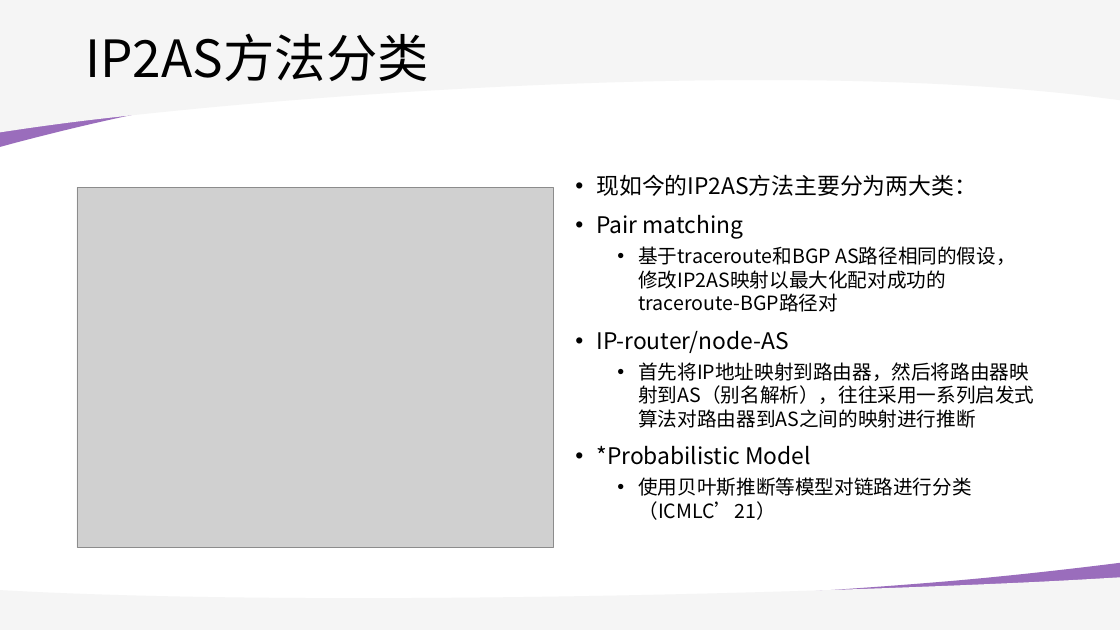
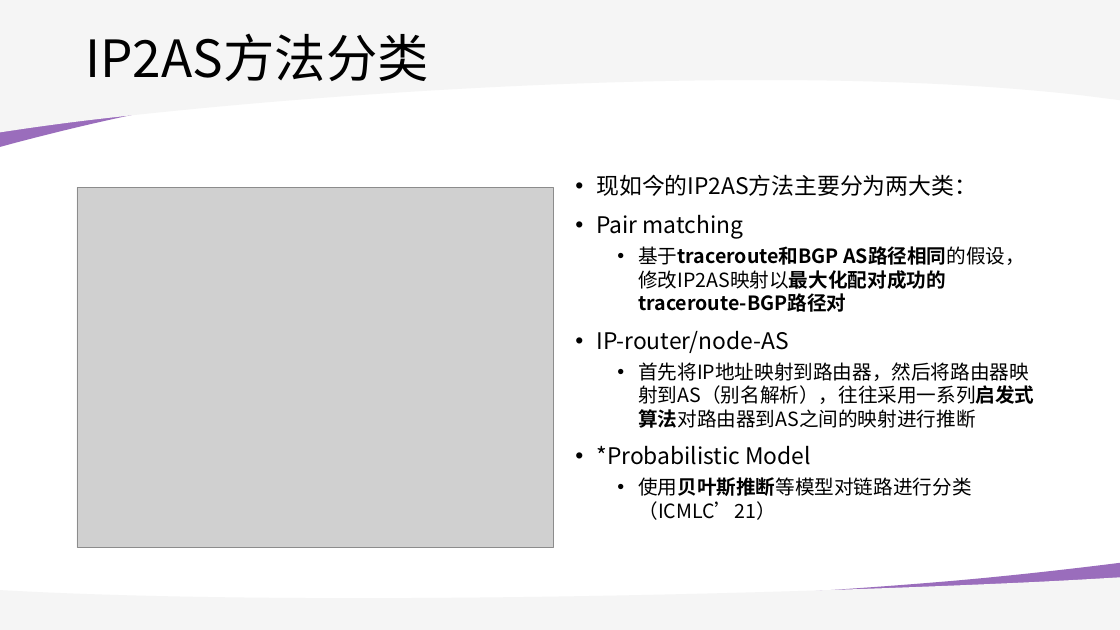
Before and after one commit to WhileBug/IP2AS_survey, a slide deck: slide 6 of PPT/03092022.pptx. Drawn at 1120x630 pixels with LibreOffice and Linux fonts; fonts in the diff are those of the drawing; grey boxes stand for pictures; background and template pictures are left out. Boxes give left, top, right and bottom in pixels: in the first picture for what was removed or moved away, otherwise in the second. Text is boxed around its words. In the diff, an @@ line names an element or a change of style, - is before the commit and + after.

```diff
--- a/PPT/03092022.pptx
+++ b/PPT/03092022.pptx
@@ text at <box>638,246,1034,520</box>: bold on in "基于traceroute和BGP AS路径相同的假设，修改IP2AS映射以最大化配对成功的traceroute-BGP路 ...", "首先将IP地址映射到路由器，然后将路由器映射到AS（别名解析），往往采用一系列启发式算法对路由器到AS之间的映射进行推断", "使用贝叶斯推断等模型对链路进行分类（ICMLC’21）" @@
```
Also in this commit, not shown: 2 slides added, 1 slide removed, 3 other files.
